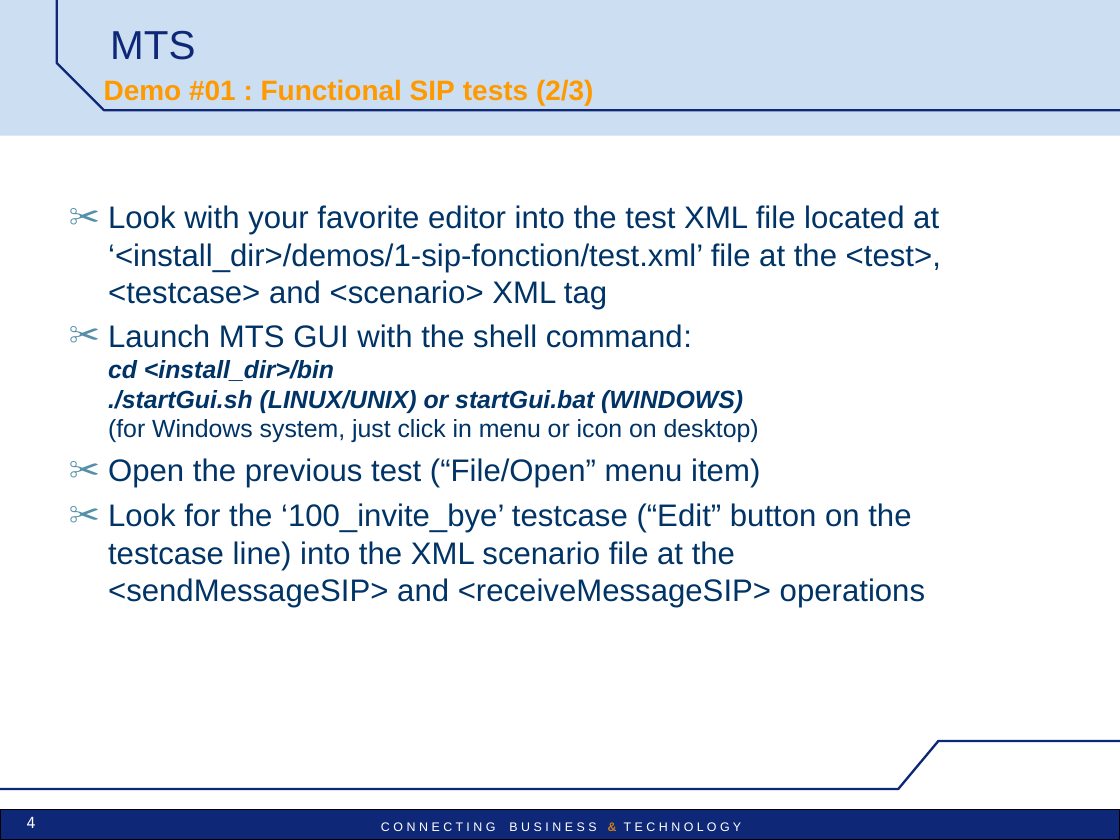
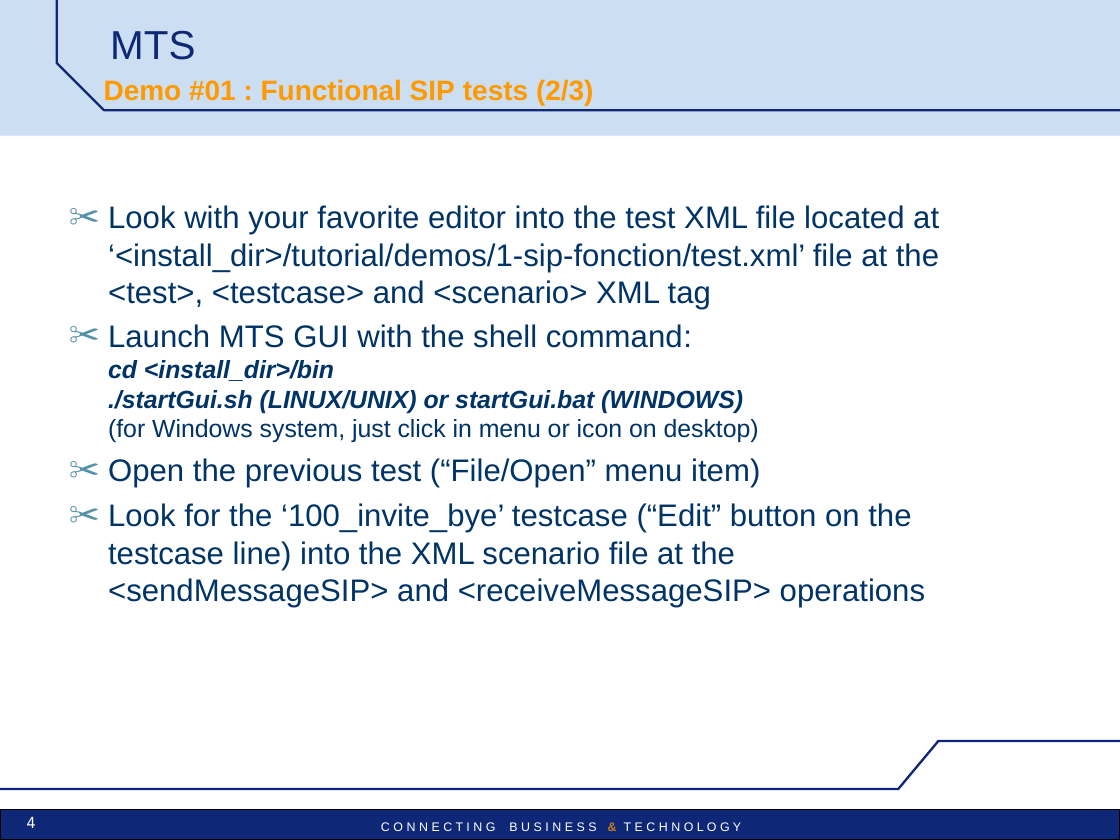
Before and after one commit to vu3mmg/mts-project, a slide deck: slide 4 of trunk/mts/src/main/doc/MTS_pres_demos.ppt. Drawn at 1120x840 pixels with LibreOffice and Linux fonts; fonts in the diff are those of the drawing; background and template pictures are left out. Boxes give left, top, right and bottom in pixels: in the first picture for what was removed or moved away, otherwise in the second. Text is boxed around its words. In the diff, an @@ line names an element or a change of style, - is before the commit and + after.

```diff
--- a/trunk/mts/src/main/doc/MTS_pres_demos.ppt
+++ b/trunk/mts/src/main/doc/MTS_pres_demos.ppt
@@ text at (108, 205, 939, 309): text changed @@
-✂ Look with your favorite editor into the test XML file located at ‘<install_dir>/demos/1-sip-fonction/test.xml’ file at the <test>, <testcase> and <scenario> XML tag
+✂ Look with your favorite editor into the test XML file located at ‘<install_dir>/tutorial/demos/1-sip-fonction/test.xml’ file at the <test>, <testcase> and <scenario> XML tag
```
Also in this commit, not shown: 14 other slides changed, 2 slides added.
